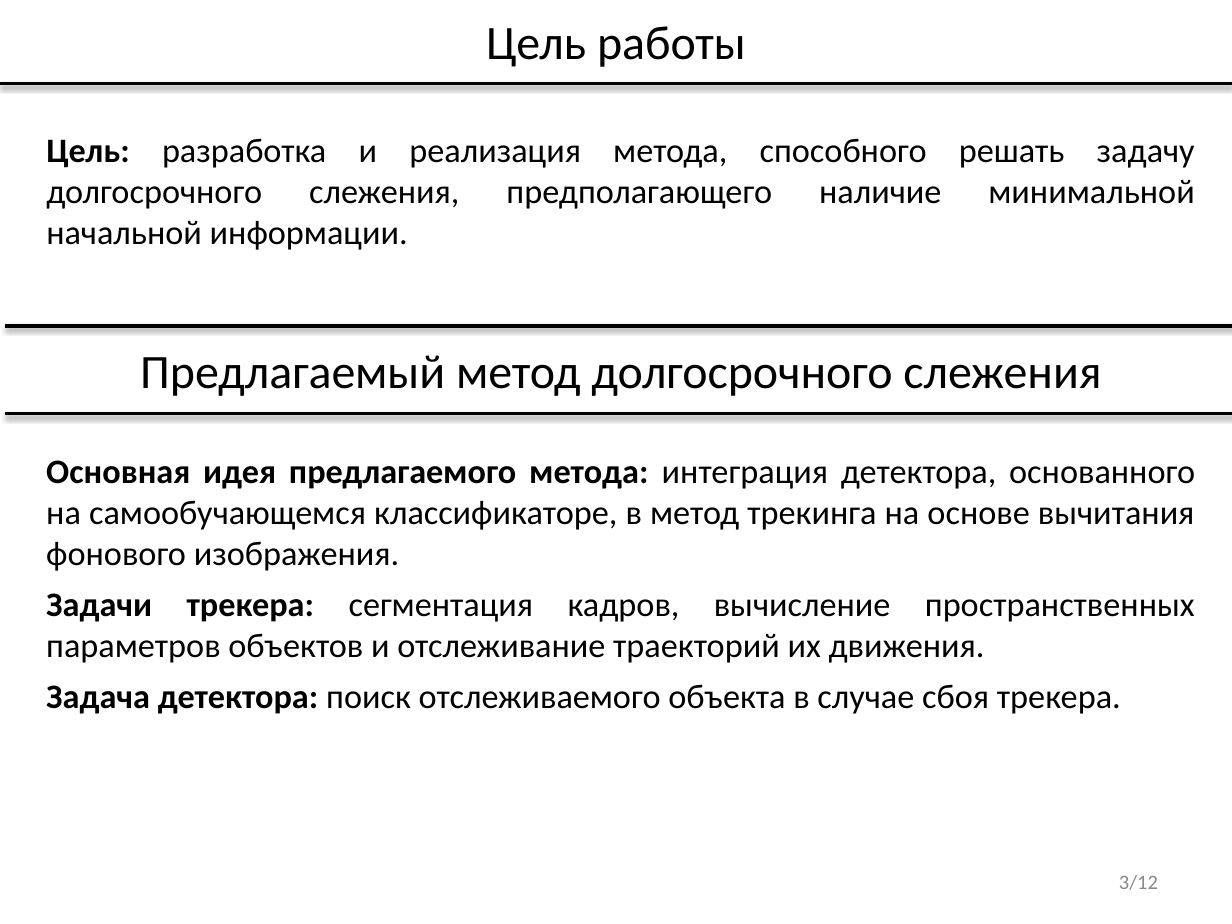
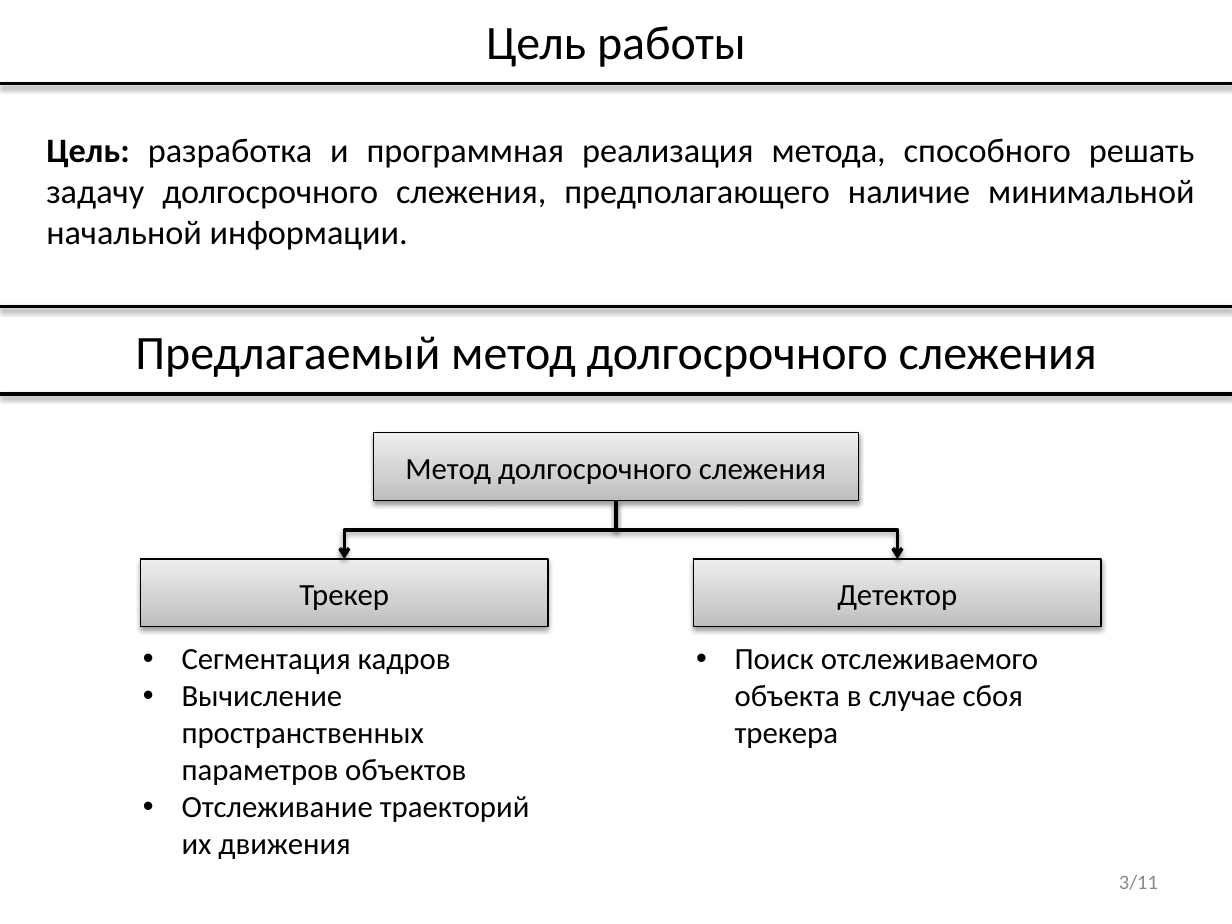
Before and after one commit to vladdimakov/cv2, a slide deck: slide 3 of ВКР/Презентация_Димаков_В.С._МП-40.pptx. Drawn at 1232x924 pixels with LibreOffice and Linux fonts; fonts in the diff are those of the drawing. Boxes give left, top, right and bottom in pixels: in the first picture for what was removed or moved away, otherwise in the second. Text is boxed around its words. In the diff, an @@ line names an element or a change of style, - is before the commit and + after.

```diff
--- a/ВКР/Презентация_Димаков_В.С._МП-40.pptx
+++ b/ВКР/Презентация_Димаков_В.С._МП-40.pptx
@@ text at bbox=[46, 138, 1195, 250]: text changed @@
-Цель: разработка и реализация метода, способного решать задачу долгосрочного слежения, предполагающего наличие минимальной начальной информации.
+Цель: разработка и программная реализация метода, способного решать задачу долгосрочного слежения, предполагающего наличие минимальной начальной информации.
@@ text "Предлагаемый метод долгосрочного слежения": place and size @@
-text "Предлагаемый метод долгосрочного слежения" at bbox=[140, 355, 1101, 396]
+text "Предлагаемый метод долгосрочного слежения" at bbox=[135, 336, 1097, 377]
@@ line moved from (5, 326) - (1232, 326) to (0, 307) - (1232, 307) @@
@@ line moved from (5, 414) - (1232, 414) to (0, 394) - (1232, 394) @@
@@ text removed at bbox=[46, 460, 1195, 714] @@
-Основная идея предлагаемого метода: интеграция детектора, основанного на самообучающемся классификаторе, в метод трекинга на основе вычитания фонового изображения.
-Задачи трекера: сегментация кадров, вычисление пространственных параметров объектов и отслеживание траекторий их движения.
-Задача детектора: поиск отслеживаемого объекта в случае сбоя трекера.
@@ group added at bbox=[140, 432, 1101, 859]: 3 rectangles, 2 texts, 2 elbow arrows @@
+Метод долгосрочного слежения
+Трекер
+• Сегментация кадров
+• Вычисление пространственных параметров объектов
+• Отслеживание траекторий их движения
+Детектор
+• Поиск отслеживаемого объекта в случае сбоя трекера
@@ page number at bbox=[1119, 875, 1158, 890]: text changed @@
-3/12
+3/11
```
Also in this commit, not shown: 6 other slides changed, 1 slide removed, 7 other files.
